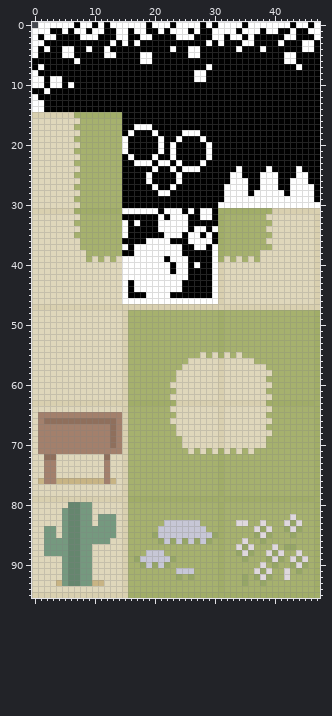
Sprite sheet, stored at construct 2/magdonnas/Textures/tm_ground.png. Above: the version before the commit.
The file is 48x96 pixels. Colours within 5 levels of each other are drawn and written as one.
And afterwards:
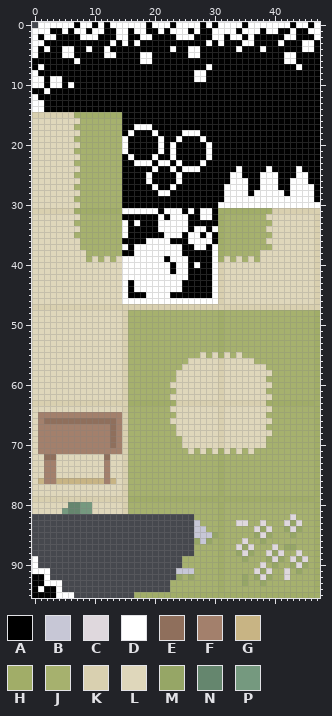
Palette (. is transparent): A #000000  B #c7c7d6  C #dfd8dd  D #ffffff  E #8f6f5c  F #a3806c  G #c8b484  H #a1ad68  J #a6b16e  K #d9d0b0  L #dfd7bb  M #96a666  N #65866e  P #75997f
Difference:
@@ x 0..28 @@
 81 LLLLLPNNPPLLLLLKJJJJJJJJJJJJJ
-82 LLLLLPNNPPLPPPLKJJJJJJJJJJJJJ
-83 LLLLLPNNPPLPPPLKJJJJJJBBBBBBJ
-84 LLPPLPNNPPPPPPLKJJJJJBBBBBBBB
-85 LLPPLPNNPPPPPPLKJJJJMBBBBBBBB
-86 LLPPPPNNPPPPPLLKJJJJJMBMBMBMB
-87 LLPPPPNNPPLLLLLKJJJJJJJJJJJJJ
-88 LLPPPPNNPPLLLLLKJJJBBBJJJJJJJ
-89 LLLLLPNNPPLLLLLKJMBBBBBMJJJJJ
-90 LLLLLPNNPPLLLLLKJJMBMBMJJJJJJ
-91 LLLLLPNNPPLLLLLKJJJJJJJJBBBJJ
-92 LLLLLPNNPPLLLLLKJJJJJJJJMJMJJ
-93 LLLLGPNNPPGGLLLKJJJJJJJJJJJJJ
-94 LLLLLLLLLLLLLLLKJJJJJJJJJJJJJ
-95 KKKKKKKKKKKKKKKKHHHHHHHHHHHHH
+82 ...........................JJ
+83 ...........................BJ
+84 ...........................BB
+85 ...........................BB
+86 ...........................MB
+87 ...........................JJ
+88 ...........................JJ
+89 D........................JJJJ
+90 D........................JJJJ
+91 DDD.....................BBBJJ
+92 AAD.....................MJMJJ
+93 AADDD..................JJJJJJ
+94 ADAAD..................JJJJJJ
+95 AAAADDD..........HHHHHHHHHHHH
Boxes around the changes in both pictures, in picture pixels (x1, y1, x2, y2):
changed: (32, 514, 194, 598)
